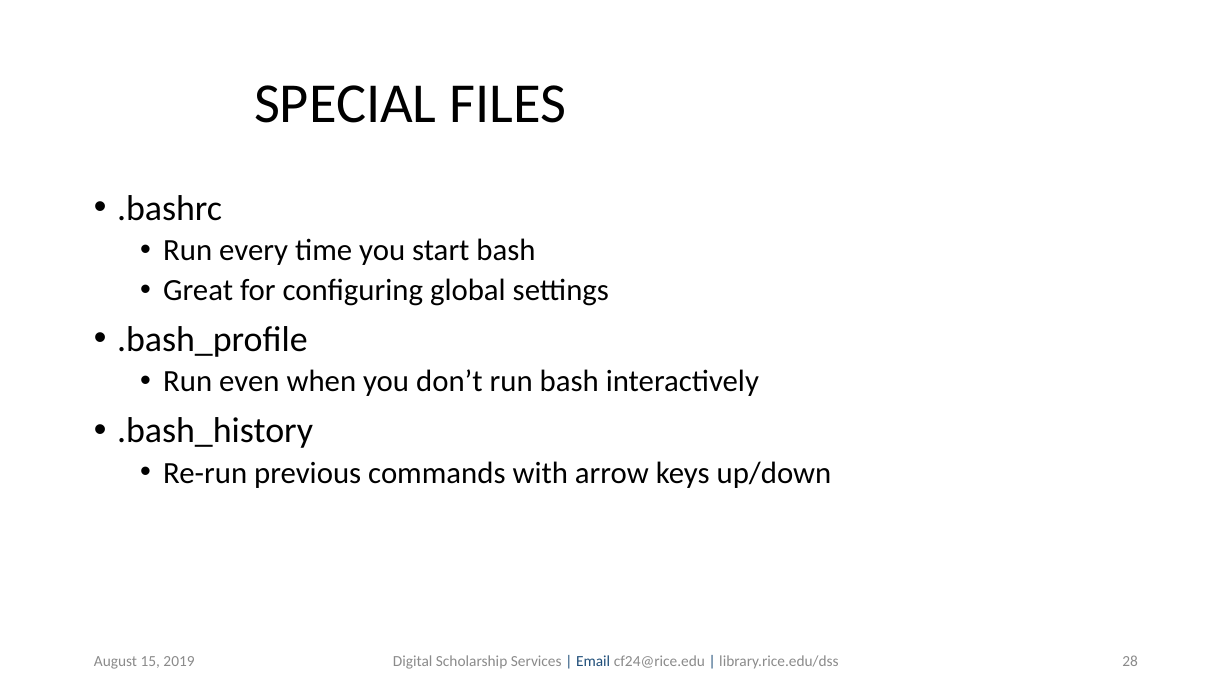
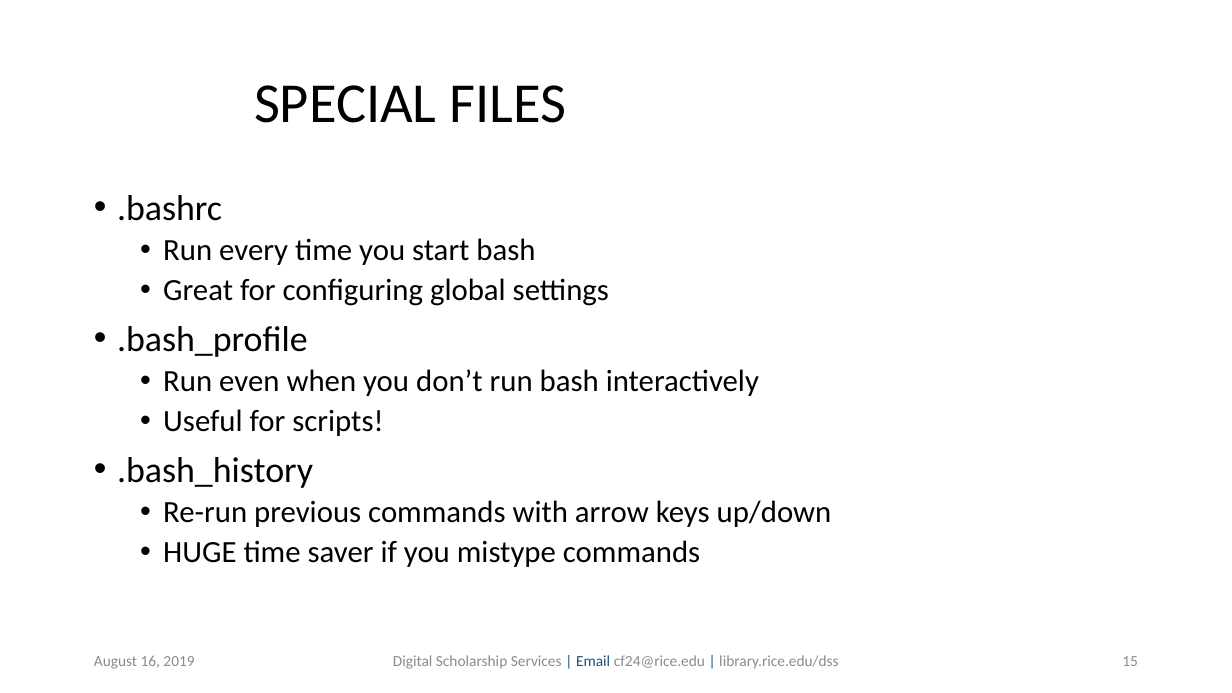
Before and after one commit to bakitybacon/rice-data-and-donuts, a slide deck: slide 15 of bash/Introduction to Bash.pptx (slide 28 before the commit). Drawn at 1232x693 pixels with LibreOffice and Linux fonts; fonts in the diff are those of the drawing; background and template pictures are left out. Boxes give left, top, right and bottom in pixels: in the first picture for what was removed or moved away, otherwise in the second. Text is boxed around its words. In the diff, an @@ line names an element or a change of style, - is before the commit and + after.

```diff
--- a/bash/Introduction to Bash.pptx
+++ b/bash/Introduction to Bash.pptx
@@ text at [163,409,383,436]: paragraph added @@
+  • Useful for scripts!
@@ text at [163,540,700,567]: paragraph added @@
+  • HUGE time saver if you mistype commands
@@ text at [94,655,194,669]: text changed @@
-August 15, 2019
+August 16, 2019
@@ page number at [1122,656,1138,666]: text changed @@
-28
+15
```
Also in this commit, not shown: 42 other slides changed, 1 slide added.
